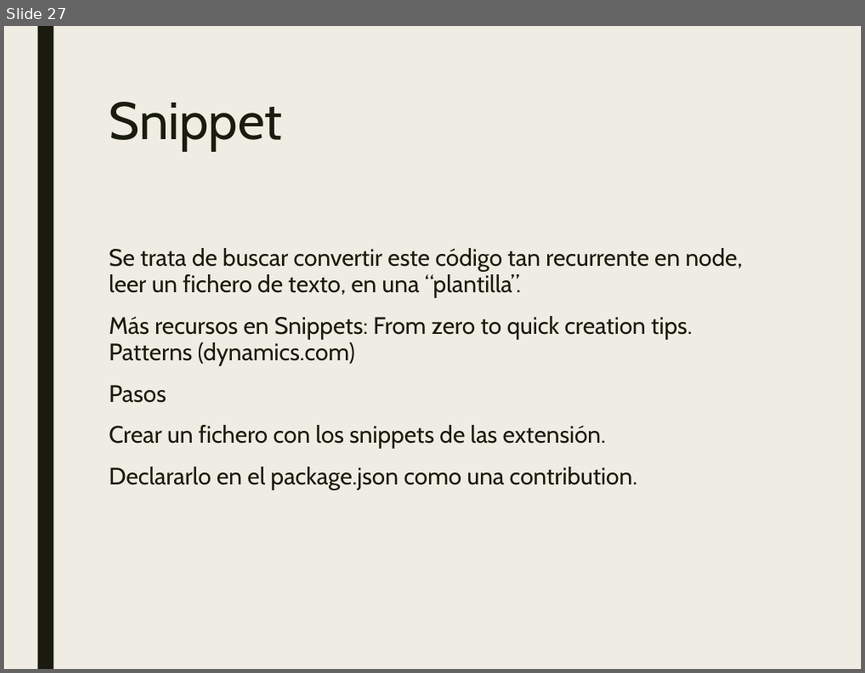
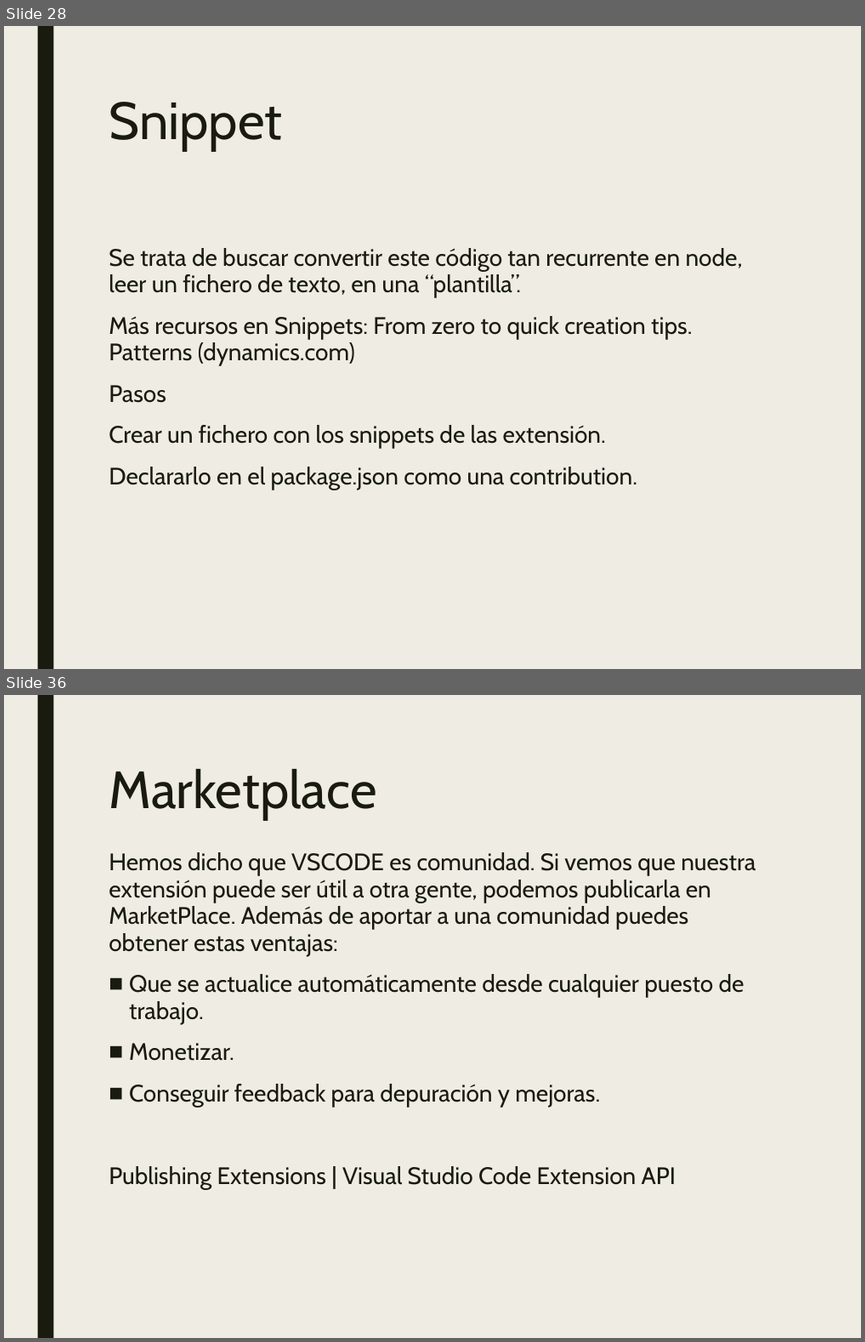
Before and after one commit to JalmarazMartn/dotnetrioja1, a slide deck: VSCODE Extensiones.ppt. Shown one above the other, each under a label of ours: slide 27 before the commit, slides 28 and 36 after it; the slides between them are not shown. The pictures are 865x673 and 865x1342 pixels, drawn with LibreOffice and Linux fonts; fonts in the diff are those of the drawing. Boxes give left, top, right and bottom in pixels: in the first picture for what was removed or moved away, otherwise in the second. Text is boxed around its words. In the diff, an @@ line names an element or a change of style, - is before the commit and + after.

```diff
--- a/VSCODE Extensiones.ppt
+++ b/VSCODE Extensiones.ppt
@@ slide 36 added at (4,695,861,1338), background #EFEDE3; not listed: 1 template element that a slide beside it also shows @@
@@ title added at (109,769,376,820), 44 pt, text #191B0E @@
+Marketplace
@@ text added at (109,852,755,1189), 20 pt, text #191B0E @@
+Hemos dicho que VSCODE es comunidad. Si vemos que nuestra extensión puede ser útil a otra gente, podemos publicarla en MarketPlace. Además de aportar a una comunidad puedes obtener estas ventajas:
+■ Que se actualice automáticamente desde cualquier puesto de trabajo.
+■ Monetizar.
+■ Conseguir feedback para depuración y mejoras.
+Publishing Extensions | Visual Studio Code Extension API
@@ what was slide 27 is now slide 28 @@
```
Also in this commit, not shown: 8 other slides added, 3 other files.
